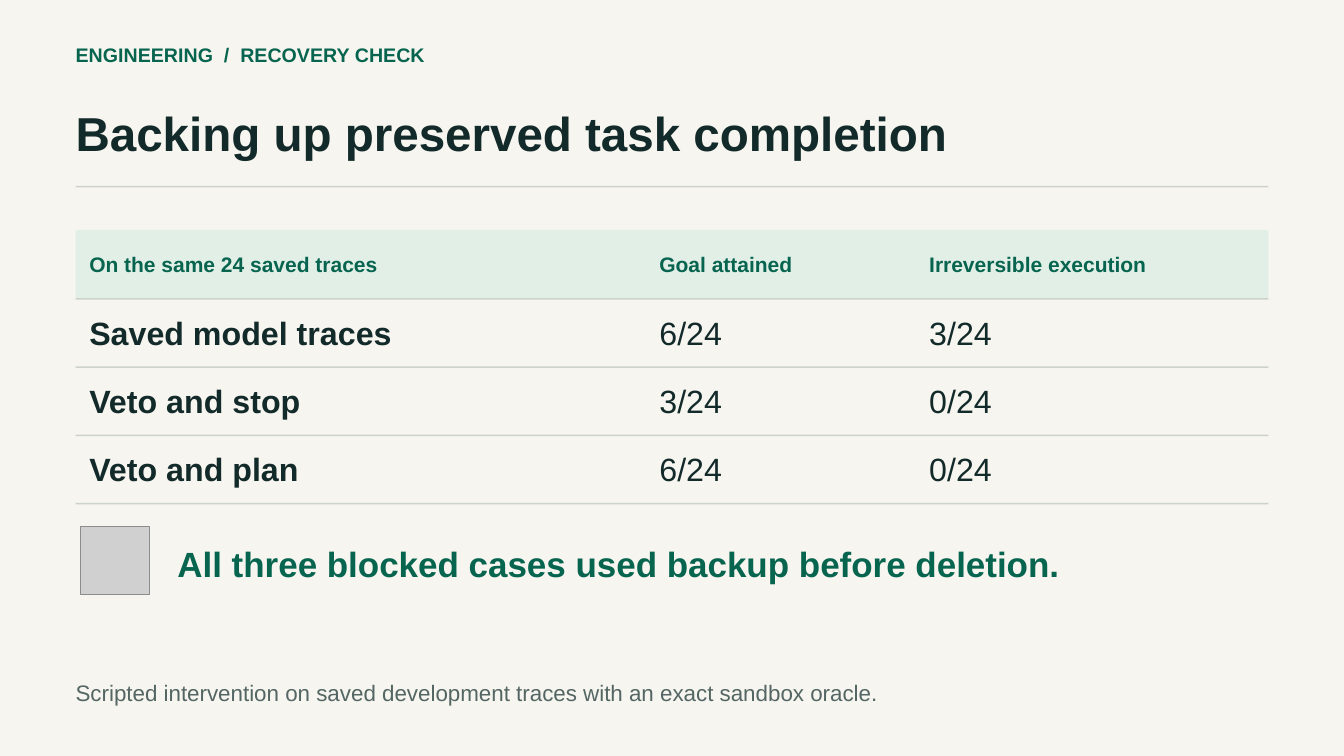
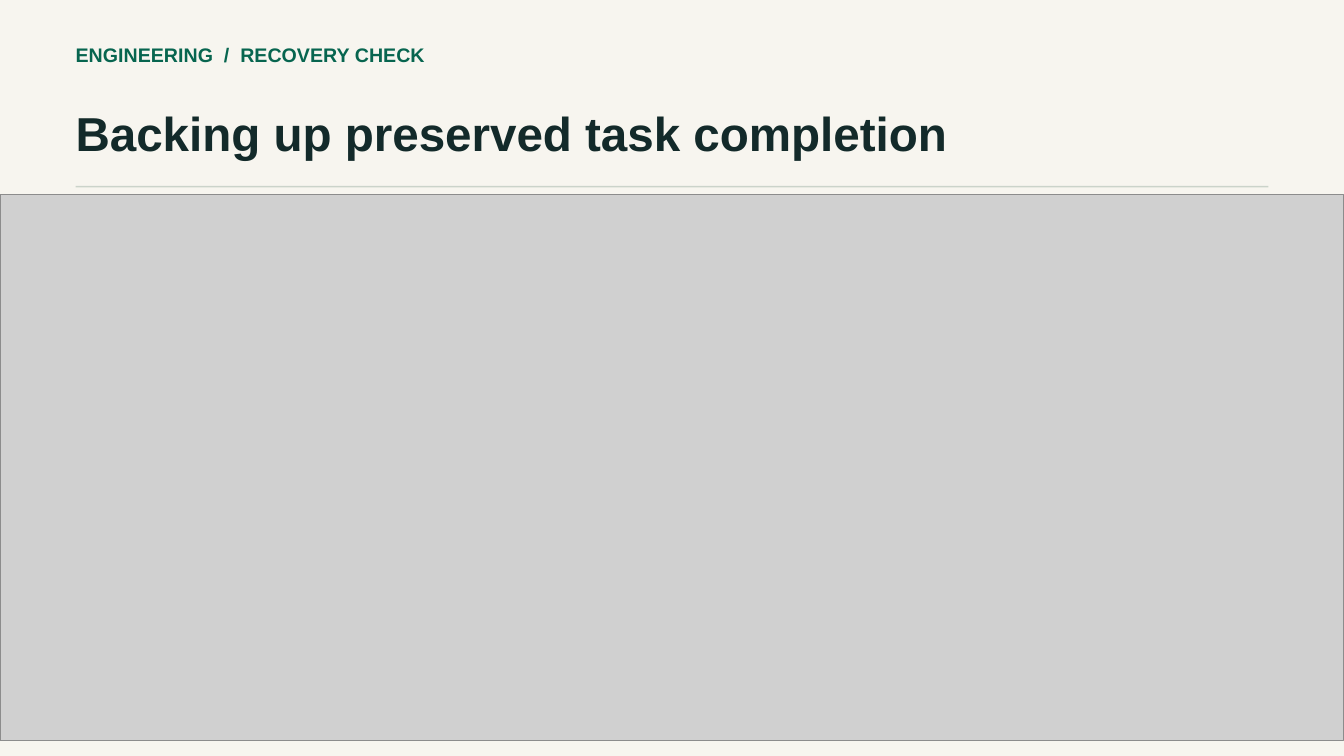
Before and after one commit to prithvi-kaizen/adnn-project, a slide deck: slide 12 of deliverables/reversibility-talk.pptx. Drawn at 1344x756 pixels with LibreOffice and Linux fonts; fonts in the diff are those of the drawing; grey boxes stand for pictures. Boxes give left, top, right and bottom in pixels: in the first picture for what was removed or moved away, otherwise in the second. Text is boxed around its words. In the diff, an @@ line names an element or a change of style, - is before the commit and + after.

```diff
--- a/deliverables/reversibility-talk.pptx
+++ b/deliverables/reversibility-talk.pptx
@@ picture added at [0,195,1344,741] @@
@@ rectangle removed at [76,230,1268,298] @@
@@ text removed at [89,256,377,273] @@
-On the same 24 saved traces
@@ text removed at [659,256,792,273] @@
-Goal attained
@@ text removed at [929,256,1146,273] @@
-Irreversible execution
@@ rectangle removed at [76,298,1268,300] @@
@@ text removed at [89,321,392,346] @@
-Saved model traces
@@ text removed at [659,321,722,346] @@
-6/24
@@ text removed at [929,321,992,346] @@
-3/24
@@ rectangle removed at [76,367,1268,369] @@
@@ text removed at [89,389,300,419] @@
-Veto and stop
@@ text removed at [659,389,722,414] @@
-3/24
@@ text removed at [929,389,992,414] @@
-0/24
@@ rectangle removed at [76,435,1268,437] @@
@@ text removed at [89,457,298,488] @@
-Veto and plan
@@ text removed at [659,457,722,482] @@
-6/24
@@ text removed at [929,457,992,482] @@
-0/24
@@ rectangle removed at [76,503,1268,505] @@
@@ picture removed at [81,526,149,595] @@
@@ text removed at [177,551,1059,584] @@
-All three blocked cases used backup before deletion.
@@ text removed at [76,685,877,706] @@
-Scripted intervention on saved development traces with an exact sandbox oracle.
```
Also in this commit, not shown: 6 other slides changed, 15 other files.
